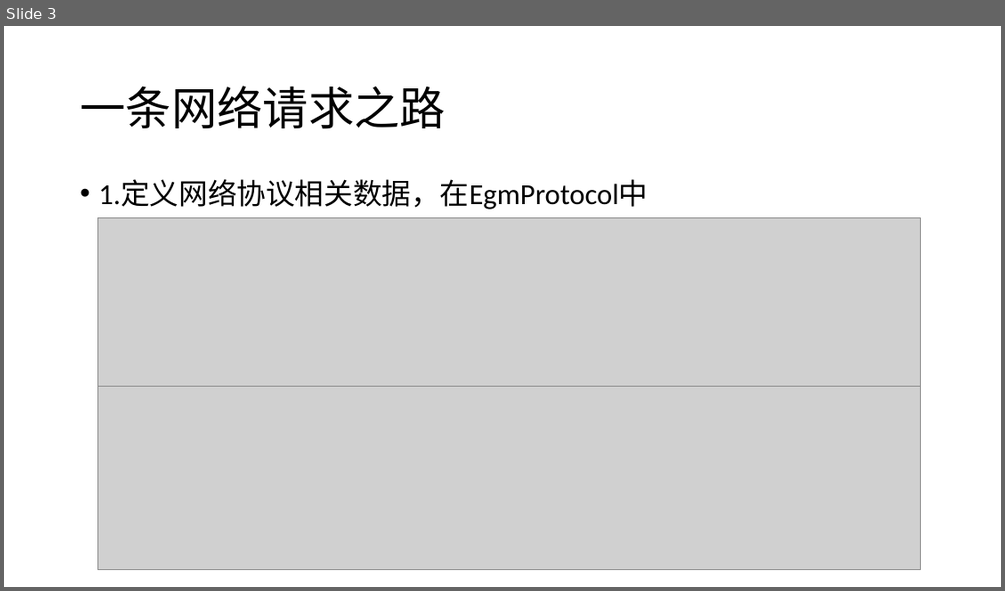
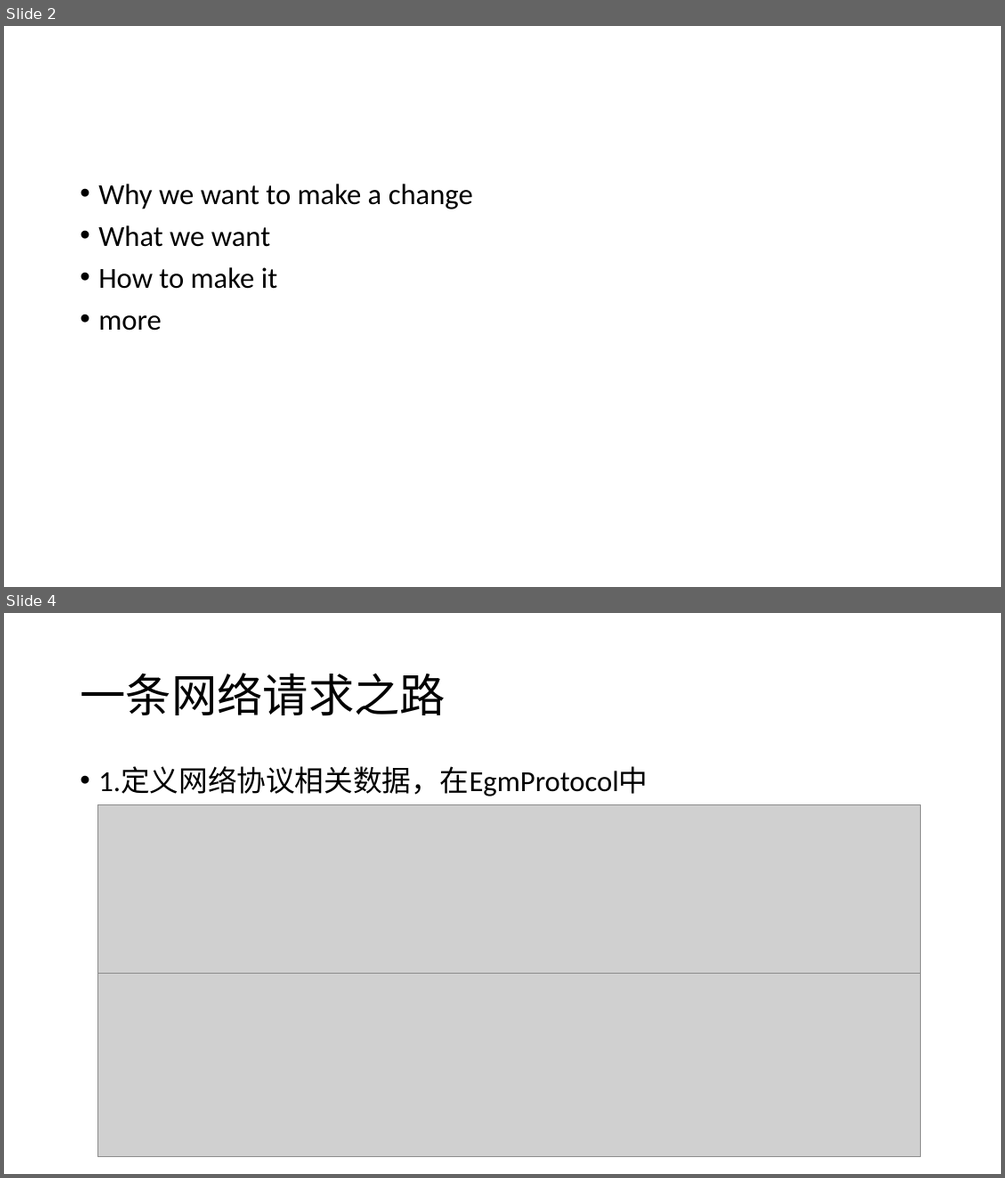
Before and after one commit to daisongsong1991/ppt, a slide deck: net_ppt.pptx. Shown one above the other, each under a label of ours: slide 3 before the commit, slides 2 and 4 after it; the slides between them are not shown. The pictures are 1005x591 and 1005x1178 pixels, drawn with LibreOffice and Linux fonts; fonts in the diff are those of the drawing; grey boxes stand for pictures. Boxes give left, top, right and bottom in pixels: in the first picture for what was removed or moved away, otherwise in the second. Text is boxed around its words. In the diff, an @@ line names an element or a change of style, - is before the commit and + after.

```diff
--- a/net_ppt.pptx
+++ b/net_ppt.pptx
@@ slide 2 added at (4, 26, 1001, 587), background #FFFFFF @@
@@ text added at (98, 184, 473, 330), 28 pt, text #000000 @@
+• Why we want to make a change
+• What we want
+• How to make it
+• more
@@ what was slide 3 is now slide 4 @@
```
Also in this commit, not shown: 5 slides changed, 5 other slides added, 3 slides removed, 4 other files.
